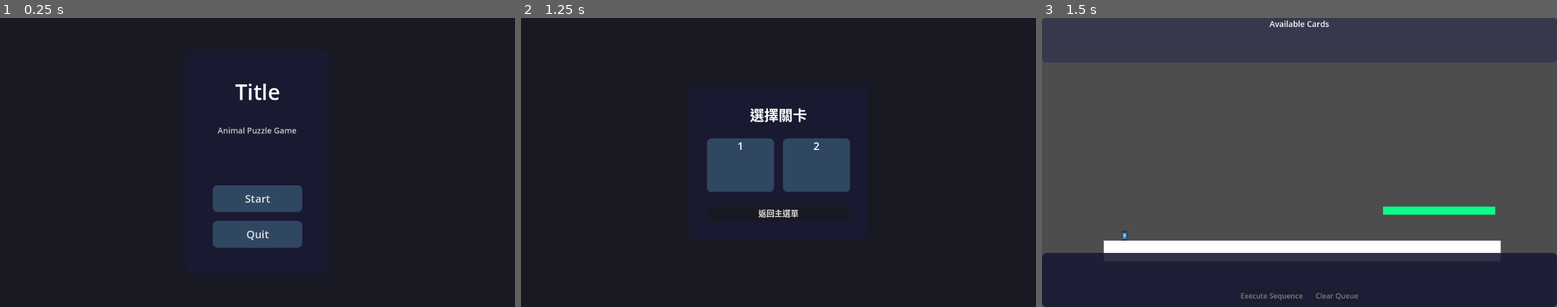
Above: before the commit, frames 1-3 (left to right).
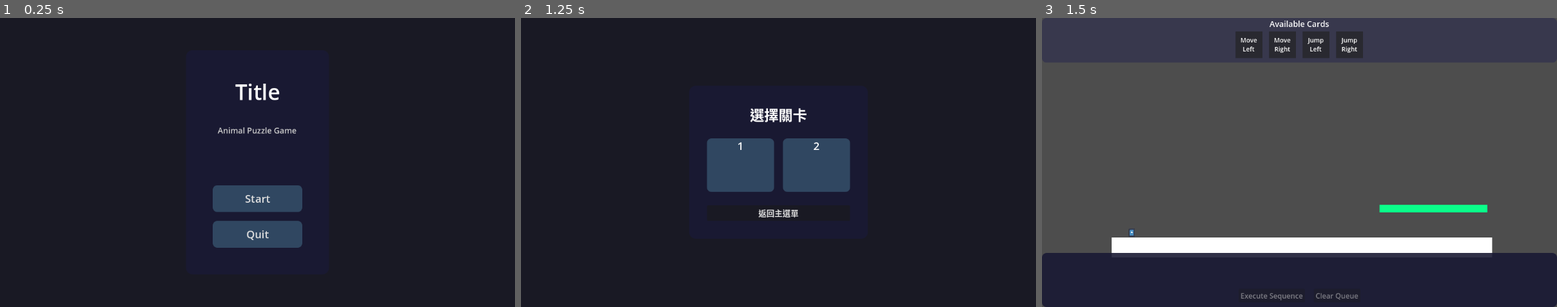
Above: after the commit, the same moments.

Repository: Yuanryan/Rune-Lengend
Game: Godot game, scene res://Scenes/main.tscn
The game is run twice, just before and just after one commit, with the same random seed, the same clock (stepped at 60 frames per second) and the same inputs. The engine's default icon, where the game draws it, is replaced by a stand-in: a white triangle on a blue panel in a dark square.
Inputs:
- Up to frame 1 (0.25 s): no input
- Up to frame 2 (1.25 s): click "Start" at 0.5 s
- Up to frame 3 (1.5 s): click "🔒" at 1.25 s

Frames 1-2 are identical in both runs. In frame 3, 3.2% of the frame differs, in the area x 11-90%, y 4-82%.

Commit message:
Basic logic implemented

Diff:
--- a/Resources/Animals/rabbit_resource.tres
+++ b/Resources/Animals/rabbit_resource.tres
@@ -6,5 +6,5 @@
 script = ExtResource("1_8m683")
 name = "Rabbit"
 move_speed = 80.0
-jump_velocity = Vector2(80, -400)
+jump_velocity = Vector2(200, -400)
 metadata/_custom_type_script = "uid://nplwq6xwpqwf"
--- a/Scenes/Levels/level_1.tscn
+++ b/Scenes/Levels/level_1.tscn
@@ -1,11 +1,13 @@
-[gd_scene load_steps=4 format=3 uid="uid://dqtphadkel0dl"]
+[gd_scene load_steps=5 format=3 uid="uid://dqtphadkel0dl"]
 
 [ext_resource type="Script" uid="uid://bfeqcf2b658ki" path="res://Scripts/Level/level.gd" id="1_0x8k9"]
 [ext_resource type="PackedScene" uid="uid://cplrsetwf82ks" path="res://Scenes/LevelEdit/land_edit_tool.tscn" id="2_3mqfk"]
 [ext_resource type="PackedScene" uid="uid://bn81qjmigxgbl" path="res://Scenes/LevelEdit/land.tscn" id="2_4dpyx"]
+[ext_resource type="Resource" uid="uid://dbub6xik5cwhs" path="res://Resources/Levels/level_1.tres" id="2_iixi8"]
 
 [node name="Level1" type="Node2D"]
 script = ExtResource("1_0x8k9")
+level_resource = ExtResource("2_iixi8")
 
 [node name="LandEditTool" parent="." instance=ExtResource("2_3mqfk")]
 
@@ -35,7 +37,8 @@
 
 [node name="Camera2D" type="Camera2D" parent="."]
 position = Vector2(24, 144)
-zoom = Vector2(0.73, 0.73)
+zoom = Vector2(0.7, 0.7)
+limit_enabled = false
 
 [editable path="Land"]
 [editable path="Land2"]
--- a/Scenes/UI/level_button.tscn
+++ b/Scenes/UI/level_button.tscn
@@ -2,8 +2,15 @@
 
 [ext_resource type="Script" uid="uid://deetjnjv1p5tk" path="res://Scripts/UI/Menu/level_button.gd" id="1_level_button"]
 
-[sub_resource type="StyleBoxFlat" id="StyleBoxFlat_disabled"]
-bg_color = Color(0.15, 0.15, 0.15, 0.7)
+[sub_resource type="StyleBoxFlat" id="StyleBoxFlat_normal"]
+bg_color = Color(0.2, 0.3, 0.4, 0.9)
+corner_radius_top_left = 10
+corner_radius_top_right = 10
+corner_radius_bottom_right = 10
+corner_radius_bottom_left = 10
+
+[sub_resource type="StyleBoxFlat" id="StyleBoxFlat_pressed"]
+bg_color = Color(0.1, 0.2, 0.3, 0.9)
 corner_radius_top_left = 10
 corner_radius_top_right = 10
 corner_radius_bottom_right = 10
@@ -16,15 +23,8 @@
 corner_radius_bottom_right = 10
 corner_radius_bottom_left = 10
 
-[sub_resource type="StyleBoxFlat" id="StyleBoxFlat_pressed"]
-bg_color = Color(0.1, 0.2, 0.3, 0.9)
-corner_radius_top_left = 10
-corner_radius_top_right = 10
-corner_radius_bottom_right = 10
-corner_radius_bottom_left = 10
-
-[sub_resource type="StyleBoxFlat" id="StyleBoxFlat_normal"]
-bg_color = Color(0.2, 0.3, 0.4, 0.9)
+[sub_resource type="StyleBoxFlat" id="StyleBoxFlat_disabled"]
+bg_color = Color(0.15, 0.15, 0.15, 0.7)
 corner_radius_top_left = 10
 corner_radius_top_right = 10
 corner_radius_bottom_right = 10
@@ -32,10 +32,10 @@
 
 [node name="LevelButton" type="Button"]
 custom_minimum_size = Vector2(150, 120)
+theme_override_styles/normal = SubResource("StyleBoxFlat_normal")
+theme_override_styles/pressed = SubResource("StyleBoxFlat_pressed")
+theme_override_styles/hover = SubResource("StyleBoxFlat_hover")
 theme_override_styles/disabled = SubResource("StyleBoxFlat_disabled")
-theme_override_styles/hover = SubResource("StyleBoxFlat_hover")
-theme_override_styles/pressed = SubResource("StyleBoxFlat_pressed")
-theme_override_styles/normal = SubResource("StyleBoxFlat_normal")
 script = ExtResource("1_level_button")
 
 [node name="VBoxContainer" type="VBoxContainer" parent="."]
--- a/Scripts/Actions/basic/jump_action.gd
+++ b/Scripts/Actions/basic/jump_action.gd
@@ -3,6 +3,8 @@
 class_name JumpAction
 
 @export var jump_velocity: Vector2 = Vector2.ZERO
+
+var _has_left_ground: bool = false
 
 func _init(_jump_velocity := Vector2.ZERO, _name := "Jump") -> void:
 	jump_velocity = _jump_velocity
@@ -14,10 +16,15 @@
 func start(player: CharacterBody2D) -> void:
 	# 設定跳躍速度（向上和水平方向）
 	player.velocity = jump_velocity
+	_has_left_ground = false
 
 func should_stop(player: CharacterBody2D, delta: float) -> bool:
-	# 檢查是否觸地，如果觸地則立即結束動作
-	return player.is_on_floor()
+	# 檢查是否已經離開地面
+	if not _has_left_ground and not player.is_on_floor():
+		_has_left_ground = true
+
+	# 只有在離開地面後再次觸地才結束動作
+	return _has_left_ground and player.is_on_floor()
 
 func interrupt(player: CharacterBody2D) -> void:
-	pass
+	player.velocity = Vector2.ZERO
--- a/Scripts/Level/level.gd
+++ b/Scripts/Level/level.gd
@@ -38,6 +38,8 @@
 
     # 實例化玩家
     var player = GameManager.player_scene.instantiate()
+    player.set_available_animals(level_resource.available_animals)
+    GameManager.set_player(player)
     if not player:
         push_error("無法實例化玩家場景")
         return null
@@ -48,7 +50,6 @@
     # 將玩家加入場景
     add_child(player)
 
-    print("玩家已在起始點生成: ", starting_point.global_position)
     return player
 
 # 獲取起始點位置
--- a/Scripts/Managers/game_manager.gd
+++ b/Scripts/Managers/game_manager.gd
@@ -14,7 +14,6 @@
 var player: Player = null
 var player_scene: PackedScene = preload("uid://cviyl35yedewi")
 var current_state: GameState = GameState.MAIN_MENU
-
 
 # 信號
 signal game_state_changed(new_state: GameState)
@@ -46,7 +45,6 @@
 # 設置關卡選擇信號
 func setup_level_select_signals(level_select_ui: LevelSelect) -> void:
     if level_select_ui:
-        level_select_ui.level_chosen.connect(_on_level_chosen)
         level_select_ui.back_to_main_menu.connect(_on_back_to_main_menu)
 
 # 遊戲狀態管理
@@ -65,13 +63,6 @@
         GameState.GAME_PLAY:
             UIManager.show_game_ui()
 
-
-# 信號處理
-func _on_level_chosen(level_id: String) -> void:
-    # 關卡載入由 LevelManager 處理
-    LevelManager.load_level_by_id(level_id)
-    set_game_state(GameState.GAME_PLAY)
-    level_chosen.emit(level_id)
 
 func _on_back_to_main_menu() -> void:
     set_game_state(GameState.MAIN_MENU)
--- a/Scripts/Managers/level_manager.gd
+++ b/Scripts/Managers/level_manager.gd
@@ -20,7 +20,6 @@
 # 初始化關卡場景
 func _initialize_level_scenes() -> void:
     _scan_and_load_levels()
-    print("已初始化 %d 個關卡場景" % level_scenes.size())
 
 # 掃描並載入所有關卡
 func _scan_and_load_levels() -> void:
@@ -54,7 +53,6 @@
 
     # 儲存到關卡場景字典
     level_scenes[level_id] = scene
-    print("已載入關卡: %s (場景: %s)" % [level_id, scene_path])
 
 # 獲取目錄中的檔案
 func _get_files_in_directory(path: String, extension: String) -> Array[String]:
@@ -84,15 +82,6 @@
 
 # ========== 核心功能 ==========
 
-# 載入關卡（通過關卡 ID）
-func load_level_by_id(level_id: String) -> Level:
-    if level_id not in level_scenes:
-        push_error("找不到關卡: " + level_id)
-        return null
-
-    var level_scene = level_scenes[level_id]
-    return load_level_scene(level_scene)
-
 # 載入關卡場景
 func load_level_scene(level_scene: PackedScene) -> Level:
     # 清除當前關卡
@@ -115,9 +104,9 @@
 
     # 通知 UI Manager 創建卡片
     UIManager.create_cards_from_level(current_level)
+    GameManager.set_game_state(GameManager.GameState.GAME_PLAY)
 
     level_loaded.emit(current_level)
-    print("關卡已載入: ", current_level.name)
     return current_level
 
 # 卸載關卡
--- a/Scripts/Managers/ui_manager.gd
+++ b/Scripts/Managers/ui_manager.gd
@@ -40,7 +40,6 @@
     if main_menu_ui:
         main_menu_ui.show_main_menu()
         current_ui = main_menu_ui
-    print("顯示主選單")
 
 # 顯示關卡選擇
 func show_level_select() -> void:
@@ -49,8 +48,6 @@
     if level_select:
         level_select.show_level_select()
         current_ui = level_select
-    print("顯示關卡選擇")
-
 # 顯示遊戲UI
 func show_game_ui() -> void:
     """顯示遊戲內UI"""
@@ -59,7 +56,6 @@
         in_game_ui.visible = true
         in_game_ui.process_mode = Node.PROCESS_MODE_INHERIT
         current_ui = in_game_ui
-    print("顯示遊戲UI")
 
 # 隱藏所有UI
 func _hide_all_ui() -> void:
@@ -96,3 +92,7 @@
         return
     if in_game_ui:
         in_game_ui.create_cards_from_level_resource(level.level_resource)
+
+func get_in_game_ui() -> CanvasLayer:
+    """獲取遊戲內UI"""
+    return in_game_ui
--- a/Scripts/UI/InGame/card_deck.gd
+++ b/Scripts/UI/InGame/card_deck.gd
@@ -11,26 +11,14 @@
 signal card_selected(card: CardTile)
 
 func _create_four_cards() -> void:
-    # Clear existing cards
-    for card in card_tiles:
-        if is_instance_valid(card):
-            card.queue_free()
-    card_tiles.clear()
-
-    if not current_animal:
-        print("No current animal set for card deck")
-        return
+    # if not current_animal:
+    #     print("No current animal set for card deck")
+    #     return
 
     # Create move left card
     _create_card(Action.ActionType.MOVE_LEFT, "Move Left")
-
-    # Create move right card
     _create_card(Action.ActionType.MOVE_RIGHT, "Move Right")
-
-    # Create jump left card
     _create_card(Action.ActionType.JUMP_LEFT, "Jump Left")
-
-    # Create jump right card
     _create_card(Action.ActionType.JUMP_RIGHT, "Jump Right")
 
 func _create_card(action_type: Action.ActionType, label: String) -> void:
@@ -49,7 +37,8 @@
     card_selected.emit(card)
 
 func _on_card_dragged(card: CardTile) -> void:
-    print("Card dragged: ", card.get_action_label())
+    # print("Card dragged: ", card.get_action_label())
+    pass
 
 # Get all cards for external use
 func get_all_cards() -> Array[CardTile]:
@@ -70,5 +59,3 @@
 
     clear_cards()
     _create_four_cards()
-
-    print("已根據關卡資源創建 %d 張卡片" % card_tiles.size())
--- a/Scripts/UI/InGame/card_queue.gd
+++ b/Scripts/UI/InGame/card_queue.gd
@@ -6,7 +6,6 @@
 @onready var monitor: DropMonitor = %DropMonitor
 @onready var _preview_indicator: Control = %PreviewIndicator
 
-var planned_action_types: Array[Action.ActionType] = []
 var queue_cards: Array[CardTile] = []
 
 var _is_dragging_over: bool = false
@@ -128,15 +127,12 @@
 
             # 檢查是否拖動到特定位置
             var target_card = _get_card_at_position(at_position)
-            var insert_index = planned_action_types.size()  # 默認插入到末尾
+            var insert_index = queue_cards.size()  # 默認插入到末尾
 
             if target_card:
                 var target_index = queue_cards.find(target_card)
                 if target_index >= 0:
                     insert_index = target_index
-
-            # 在指定位置插入
-            planned_action_types.insert(insert_index, action_type)
 
             # 創建隊列中的卡片顯示
             var queue_card = _create_queue_card(action_type, card.get_action_label())
@@ -245,11 +241,8 @@
     if from_index < 0 or to_index < 0 or from_index >= queue_cards.size() or to_index >= queue_cards.size():
         return
 
-    # 從原位置移除卡片和動作類型
-    var moved_action_type = planned_action_types[from_index]
+    # 從原位置移除卡片
     var moved_card = queue_cards[from_index]
-
-    planned_action_types.remove_at(from_index)
     queue_cards.remove_at(from_index)
 
     # 調整目標索引（如果移除的位置在目標位置之前）
@@ -258,13 +251,12 @@
         adjusted_to_index = to_index - 1
 
     # 在目標位置插入
-    planned_action_types.insert(adjusted_to_index, moved_action_type)
     queue_cards.insert(adjusted_to_index, moved_card)
 
     # 重新排列所有子節點
     _reorder_children()
 
-    print("Card moved: ", moved_action_type, " from ", from_index, " to ", adjusted_to_index)
+    print("Card moved: ", moved_card.get_action_type(), " from ", from_index, " to ", adjusted_to_index)
 
 func _reorder_children() -> void:
     """重新排列所有子節點以匹配數組順序"""
@@ -288,25 +280,21 @@
         card.modulate = original_modulate
 
 func _remove_action_at(index: int):
-    if index >= 0 and index < planned_action_types.size():
-        var action_type = planned_action_types[index]
-        planned_action_types.remove_at(index)
-
-        if index < queue_cards.size():
-            var card = queue_cards[index]
-            queue_cards.remove_at(index)
-            card.queue_free()  # 直接釋放卡片，不再有容器
+    if index >= 0 and index < queue_cards.size():
+        var card = queue_cards[index]
+        var action_type = card.get_action_type()
+        queue_cards.remove_at(index)
+        card.queue_free()  # 直接釋放卡片，不再有容器
 
         action_removed.emit(action_type, index)
 
 func remove_action_type(action_type: Action.ActionType):
-    var index = planned_action_types.find(action_type)
-    if index >= 0:
-        _remove_action_at(index)
+    for i in range(queue_cards.size()):
+        if queue_cards[i].get_action_type() == action_type:
+            _remove_action_at(i)
+            break
 
 func clear_queue():
-    planned_action_types.clear()
-
     for card in queue_cards:
         if is_instance_valid(card):
             card.queue_free()
@@ -315,10 +303,14 @@
     queue_cleared.emit()
 
 func get_action_types() -> Array[Action.ActionType]:
-    return planned_action_types.duplicate()
+    var action_types: Array[Action.ActionType] = []
+    for card in queue_cards:
+        if is_instance_valid(card):
+            action_types.append(card.get_action_type())
+    return action_types
 
 func get_action_count() -> int:
-    return planned_action_types.size()
+    return queue_cards.size()
 
 func is_empty() -> bool:
-    return planned_action_types.is_empty()
+    return queue_cards.is_empty()
--- a/Scripts/UI/InGame/in_game_ui.gd
+++ b/Scripts/UI/InGame/in_game_ui.gd
@@ -7,12 +7,10 @@
 @onready var clear_button: Button = %ClearButton
 @onready var info_label: Label = %InfoLabel
 
-var _action_count: int = 0
 
 func _ready() -> void:
-    # Connect signals
-    _connect_signals()
-    _update_ui()
+    _connect_signals.call_deferred()
+    _update_ui.call_deferred()
 
 func _connect_signals() -> void:
     # Connect palette signals
@@ -32,22 +30,18 @@
         clear_button.pressed.connect(_on_clear_pressed)
 
 func _on_card_selected(card: CardTile) -> void:
-    print("Card selected: ", card.get_action_label())
-    # Optional: Add visual feedback for selected card
+    # print("Card selected: ", card.get_action_label())
+    pass
 
 func _on_action_added(action_type: Action.ActionType, index: int) -> void:
-    _action_count += 1
     print("Action added to queue: ", action_type, " at index ", index)
     _update_ui()
 
 func _on_action_removed(action_type: Action.ActionType, index: int) -> void:
-    _action_count -= 1
     print("Action removed from queue: ", action_type, " at index ", index)
     _update_ui()
 
 func _on_queue_cleared() -> void:
-    _action_count = 0
-    print("Action queue cleared")
     _update_ui()
 
 func _on_execute_pressed() -> void:
@@ -56,14 +50,15 @@
 func _on_clear_pressed() -> void:
     clear_sequence()
 
-
 func execute_sequence() -> void:
     if action_queue and GameManager.get_player():
-        var action_types = action_queue.get_action_types()
-        if action_types.size() > 0:
-            print("Executing sequence with ", action_types.size(), " actions")
-            GameManager.get_player().load_actions_from_ui(action_types)
+        var actions = action_queue.get_action_types()
+        print("Actions: ", actions)
+        if actions.size() > 0:
+            print("Executing sequence with ", actions.size(), " actions")
+            GameManager.get_player().load_actions_from_ui(actions)
             _update_ui()
+            disable_buttons()
         else:
             print("No actions in queue to execute")
             _show_message("No actions in queue!")
@@ -71,23 +66,32 @@
 func clear_sequence() -> void:
     if action_queue:
         action_queue.clear_queue()
-        print("Action queue cleared")
-        _update_ui()
+
+func disable_buttons() -> void:
+    execute_button.disabled = true
+    clear_button.disabled = true
+
+func enable_buttons() -> void:
+    execute_button.disabled = false
+    clear_button.disabled = false
 
 func _update_ui() -> void:
+    # Get action count from action_queue
+    var action_count = action_queue.get_action_count() if action_queue else 0
+
     # Update button states
     if execute_button:
-        execute_button.disabled = _action_count == 0
+        execute_button.disabled = action_count == 0
 
     if clear_button:
-        clear_button.disabled = _action_count == 0
+        clear_button.disabled = action_count == 0
 
     # Update info label
     if info_label:
-        if _action_count == 0:
+        if action_count == 0:
             info_label.text = "Drag cards from above to build your action sequence"
         else:
-            info_label.text = "Ready to execute " + str(_action_count) + " actions"
+            info_label.text = "Ready to execute " + str(action_count) + " actions"
 
 func _show_message(text: String) -> void:
     if info_label:
@@ -102,10 +106,10 @@
 
 
 func get_action_count() -> int:
-    return _action_count
+    return action_queue.get_action_count() if action_queue else 0
 
 func is_queue_empty() -> bool:
-    return _action_count == 0
+    return action_queue.is_empty() if action_queue else true
 
 # Example of creating cards programmatically from resources
 func create_custom_card() -> void:
@@ -125,4 +129,3 @@
 
     # 通知 card_deck 根據關卡資源創建卡片
     card_deck.create_cards_from_level_resource(level_resource)
-    print("已根據關卡資源創建卡片")
--- a/Scripts/UI/Menu/level_button.gd
+++ b/Scripts/UI/Menu/level_button.gd
@@ -16,20 +16,21 @@
 var is_unlocked: bool = false
 var is_completed: bool = false
 var level_config: Dictionary = {}
+var level_scene: PackedScene = null
 
 func _ready() -> void:
     # 連接按鈕信號
     pressed.connect(_on_button_pressed)
-
     # 更新UI顯示
     _update_display()
 
-func setup(level_num: int, level_title: String, unlocked: bool = false, completed: bool = false, config: Dictionary = {}) -> void:
+func setup(level_num: int, level_title: String, unlocked: bool = false, completed: bool = false, config: Dictionary = {}, scene: PackedScene = null) -> void:
     level_number = level_num
     level_name = level_title
     is_unlocked = unlocked
     is_completed = completed
     level_config = config
+    level_scene = scene
 
     _update_display()
 
@@ -70,8 +71,16 @@
 
 func _on_button_pressed() -> void:
     if is_unlocked:
-        level_selected.emit(level_config)
-        print("選擇關卡: ", level_number, " - ", level_name)
+        if level_scene:
+            # 直接使用保存的場景載入關卡
+            var level = LevelManager.load_level_scene(level_scene)
+            if level:
+                # 仍然發送信號以通知其他系統
+                level_selected.emit(level_config)
+            else:
+                print("載入關卡失敗: ", level_number, " - ", level_name)
+        else:
+            print("關卡場景不存在: ", level_number, " - ", level_name)
 
 func set_unlocked(unlocked: bool) -> void:
     is_unlocked = unlocked
--- a/Scripts/UI/Menu/level_select.gd
+++ b/Scripts/UI/Menu/level_select.gd
@@ -4,7 +4,6 @@
 extends CanvasLayer
 class_name LevelSelect
 
-signal level_chosen(level_id: String)
 signal back_to_main_menu()
 
 @onready var levels_container: GridContainer = %LevelsContainer
@@ -58,21 +57,12 @@
             level_id.capitalize(),  # 使用關卡 ID 作為顯示名稱
             config.unlocked,
             config.completed,
-            config
+            config,
+            level_scene  # 傳遞關卡場景
         )
-
-        # 連接信號
-        button.level_selected.connect(_on_level_selected)
 
         # 添加到容器
         levels_container.add_child(button)
-
-func _on_level_selected(config: Dictionary) -> void:
-    var level_id = config.level_id
-    print("選擇關卡: ", level_id)
-
-    # 發送信號，讓 GameManager 處理關卡載入
-    level_chosen.emit(level_id)
 
 func _on_back_pressed() -> void:
     print("返回主選單")
--- a/Scripts/UI/Menu/main_menu.gd
+++ b/Scripts/UI/Menu/main_menu.gd
@@ -20,13 +20,10 @@
 
 func _on_start_pressed() -> void:
     """開始遊戲按鈕被點擊"""
-    print("開始遊戲")
-    if GameManager:
-        GameManager.set_game_state(GameManager.GameState.LEVEL_SELECT)
+    GameManager.set_game_state(GameManager.GameState.LEVEL_SELECT)
 
 func _on_exit_pressed() -> void:
     """退出遊戲按鈕被點擊"""
-    print("退出遊戲")
     get_tree().quit()
 
 func show_main_menu() -> void:
--- a/Scripts/player.gd
+++ b/Scripts/player.gd
@@ -4,10 +4,11 @@
 
 const GRAVITY := 1000.0
 
-@export var action_queue: Array[Action] = []
+var action_queue: Array[Action] = []
 var _current_action: Action = null
-
-@export var current_animal: Animal
+var current_animal: Animal
+var available_animals: Array[Animal] = []
+var is_executing_actions: bool = false
 
 # 獲取當前動物的數據
 func get_current_animal_data() -> AnimalResource:
@@ -16,6 +17,28 @@
         return current_animal.get_animal_data()
     return null
 
+func set_current_animal(animal: Animal) -> void:
+    current_animal = animal
+
+func set_available_animals(animals: Array[Animal.AnimalType]) -> void:
+    for animal_type in animals:
+        match animal_type:
+            Animal.AnimalType.WOLF:
+                available_animals.append(Wolf.new())
+            Animal.AnimalType.RABBIT:
+                available_animals.append(Rabbit.new())
+    set_current_animal(available_animals[0])
+
+func switch_animal(target_animal: Animal) -> void:
+    """切換到指定的動物"""
+    if target_animal:
+        current_animal = target_animal
+        # 可以在這裡添加切換動物的視覺效果
+        print("切換到動物: ", target_animal.animal_data.name)
+
+func is_executing() -> bool:
+    """檢查是否正在執行動作"""
+    return is_executing_actions
 # 根據動作類型創建實際的動作
 func create_action_from_type(action_type: Action.ActionType) -> Action:
     """根據動作類型和當前動物數據創建實際的動作"""
@@ -39,8 +62,8 @@
             print("未知的動作類型: %d" % action_type)
             return null
 
-func _process(delta: float) -> void:
-    if Input.is_action_just_pressed("ui_accept"):
+func _input(event: InputEvent) -> void:
+    if event.is_action_pressed("ui_accept"):
         interrupt_current_action()
 
 func _physics_process(delta: float) -> void:
@@ -57,7 +80,18 @@
     if _current_action != null:
         var finished := _current_action.update(self, delta)
         if finished:
+            _current_action.interrupt(self)
             _current_action = null
+            if action_queue.size() > 0:
+                _current_action = action_queue.pop_front()
+                _current_action.start(self)
+
+    # 檢查是否所有動作都完成了
+    if _current_action == null and action_queue.size() == 0 and is_executing_actions:
+        is_executing_actions = false
+        print("所有動作執行完成")
+        UIManager.get_in_game_ui().enable_buttons()
+
 
     move_and_slide()
 
@@ -80,3 +114,4 @@
         if action:
             action_queue.append(action)
     _current_action = null  # 重新開始
+    is_executing_actions = true  # 開始執行動作
